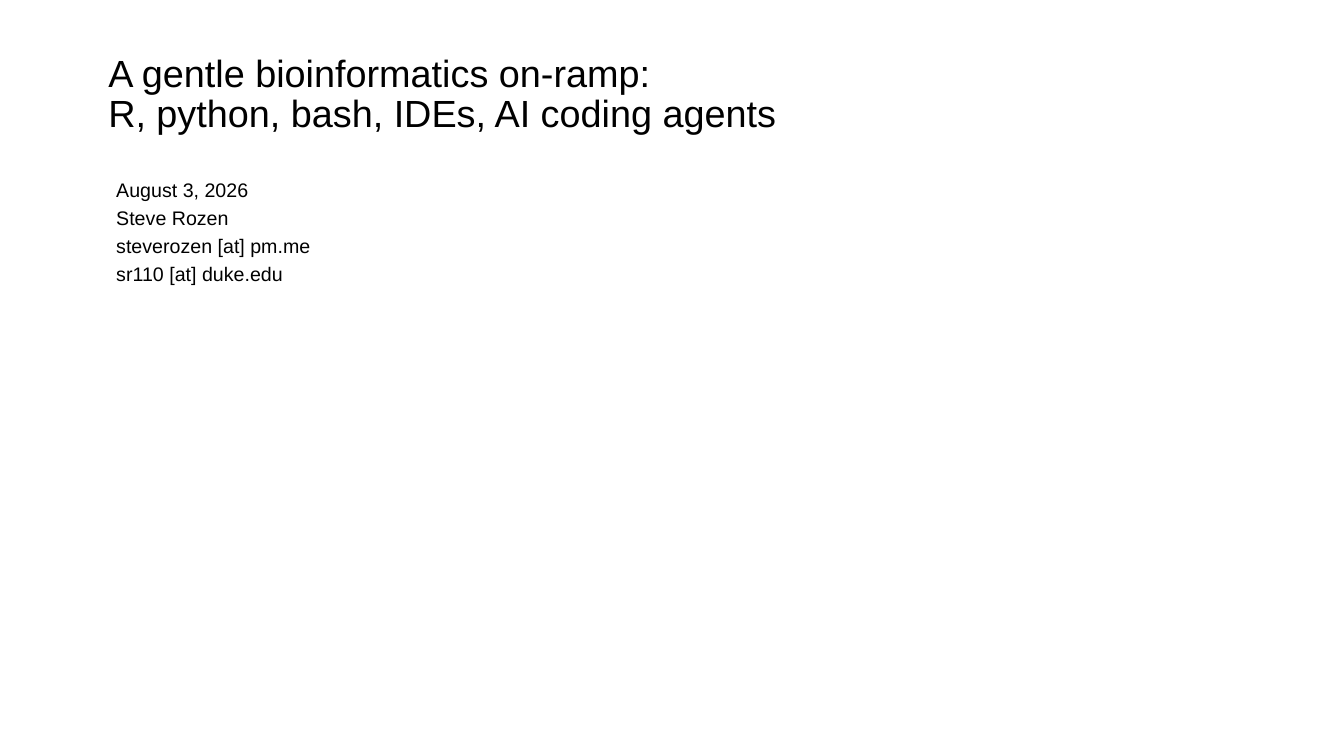
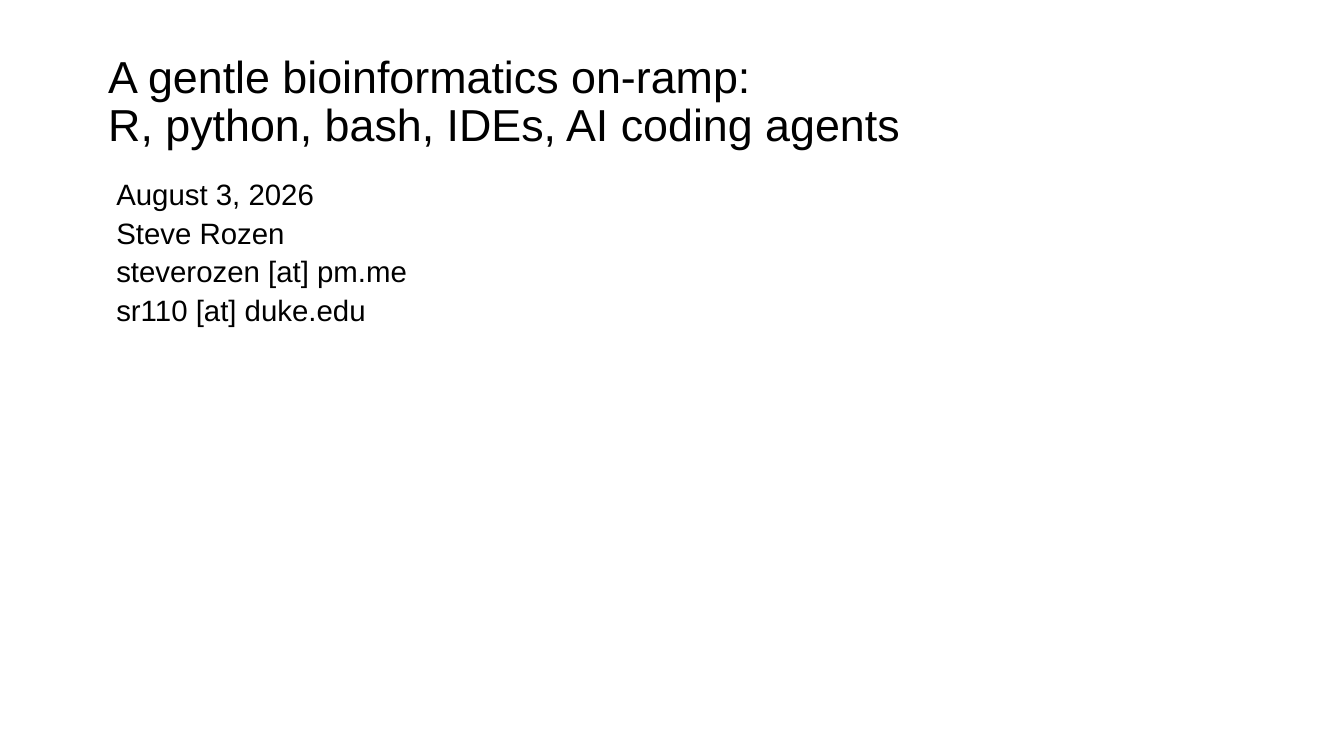
Before and after one commit to steverozen/workshops2026aug, a slide deck: slide 1 of slides/monday_morning/Steve_Rozen_bioinformatics-on-ramp_2026_08_03.pptx. Drawn at 1344x756 pixels with LibreOffice and Linux fonts; fonts in the diff are those of the drawing. Boxes give left, top, right and bottom in pixels: in the first picture for what was removed or moved away, otherwise in the second. Text is boxed around its words. In the diff, an @@ line names an element or a change of style, - is before the commit and + after.

Commit message:
minor updates

```diff
--- a/slides/monday_morning/Steve_Rozen_bioinformatics-on-ramp_2026_08_03.pptx
+++ b/slides/monday_morning/Steve_Rozen_bioinformatics-on-ramp_2026_08_03.pptx
@@ text "A gentle bioinformatics on-ramp:" at (x1=108, y1=60, x2=899, y2=150): size 27 to 32 pt @@
@@ text "August 3, 2026" at (x1=116, y1=184, x2=407, y2=327): size 14 to 21 pt @@
```
Also in this commit, not shown: 2 other slides changed, 1 slide added.
